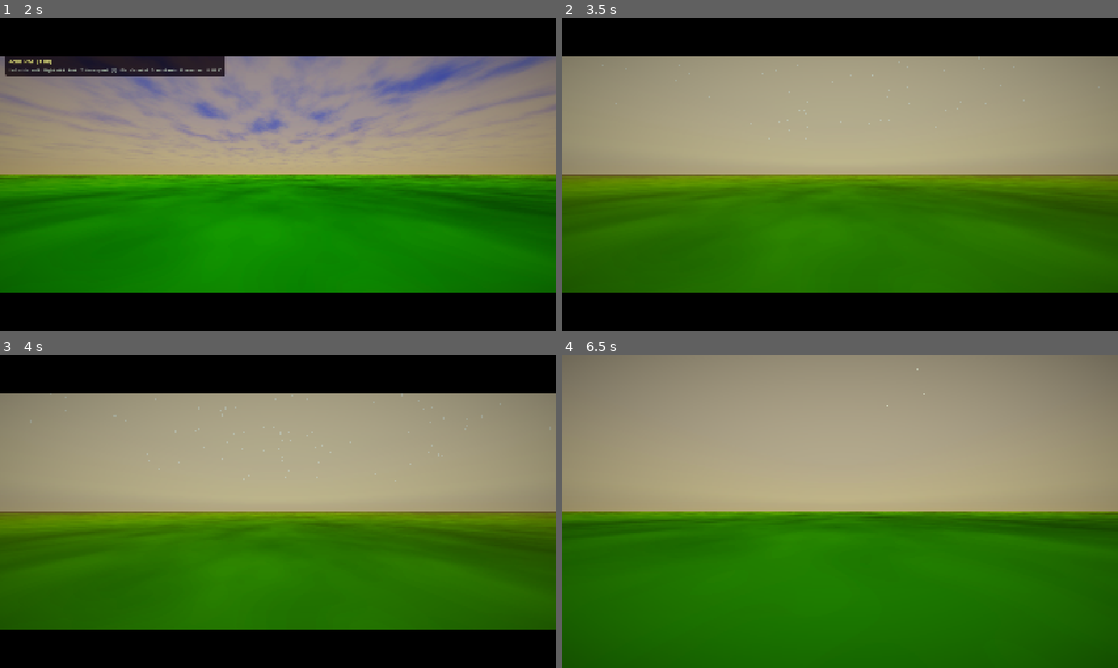
Above: before the commit, frames 1-4 (two rows, left to right).
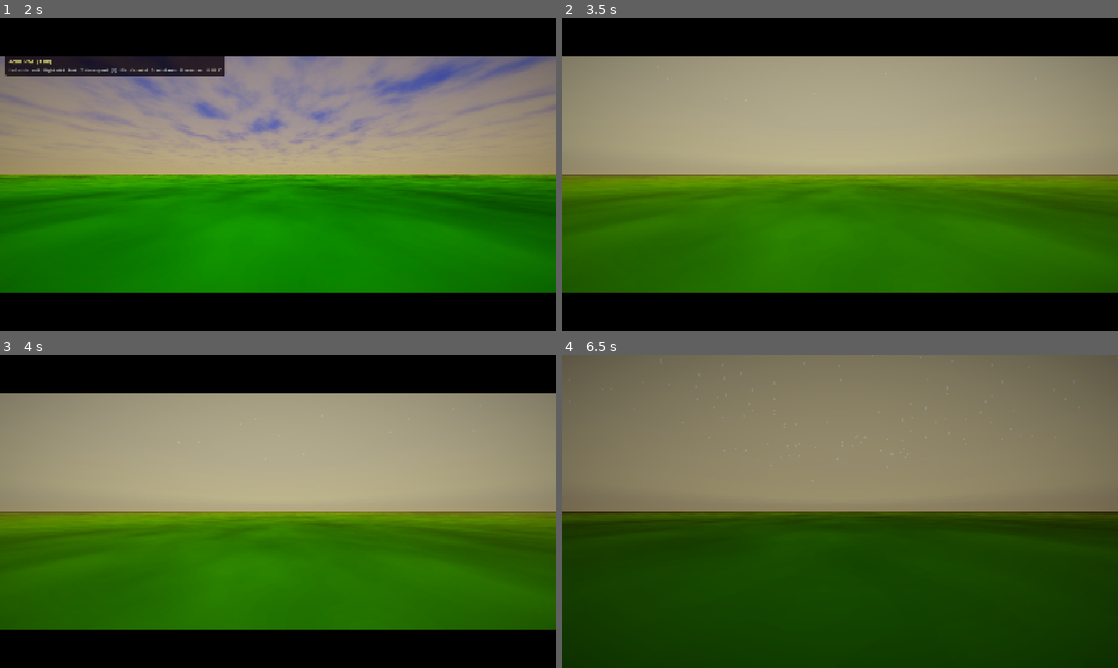
Above: after the commit, the same moments.

Repository: Central-Park-Walk/central-park-walk
Game: Godot game, scene res://main.tscn
Two runs of this game, one before a commit and one after it. Both use one fixed random seed, a clock stepped at 60 frames per second and the inputs below.
Inputs (mouse positions are in pixels of both pictures, inside the frame that each line leads up to):
- Up to frame 1 (2 s): tap Enter at 0.5 s; move the mouse to (400, 158) at 0.52 s; hold D 0.53-1.28 s; tap T at 0.6 s; click (400, 158) at 0.67 s; tap Space at 1.25 s; move the mouse to (166, 190) at 1.27 s; hold S from 1.28 s (still down); tap L at 1.35 s
- Up to frame 2 (3.5 s): tap Enter at 2 s; move the mouse to (895, 105) at 2.02 s; release S at 2.03 s; hold D 2.03-2.78 s; tap P at 2.1 s; tap Space at 2.75 s; move the mouse to (812, 237) at 2.77 s; hold W from 2.78 s (still down); tap H at 2.85 s; click (812, 237) at 2.92 s
- Up to frame 3 (4 s): move the mouse to (444, 558) at 3.52 s; release W at 3.53 s; hold A from 3.53 s (still down); tap 0 at 3.6 s
- Up to frame 4 (6.5 s): move the mouse to (673, 464) at 4.27 s; tap T at 4.35 s; move the mouse to (867, 511) at 5.02 s; release A at 5.03 s; hold S 5.03-5.78 s; tap L at 5.1 s; click (867, 511) at 5.17 s; move the mouse to (756, 433) at 5.77 s; hold D from 5.78 s (still down); tap P at 5.85 s

Frame 1 is identical in both runs. In frame 2, less than 0.1% of the frame differs, in the area x 7-97%, y 12-39%; in frame 3, 0.1%; in frame 4, 95%, in the area x 0-100%, y 0-100%.

Commit message:
Procedural weather audio, thunderstorm mode, gentler rain
- Procedural rain audio: pink noise synthesis via AudioStreamGenerator
- Procedural wind audio: filtered noise that shifts character with speed
  (high-freq whisper at low wind → deep rushing howl at high wind)
- Thunderstorm weather mode: 30K heavy rain, lightning flashes with
  brightness pulse, procedural thunder WAVs with distance-delayed playback
- Rain made gentler: 6K particles (was 20K), slower/thinner drops, -18dB
- Weather cycle: clear → rain → thunderstorm → snow → fog
- Overcast sky during thunderstorm (98% cloud coverage, dark atmosphere)
- Fireflies disabled during thunderstorms

Co-Authored-By: Claude Opus 4.6 <noreply@anthropic.com>

Diff:
--- a/main.gd
+++ b/main.gd
@@ -86,6 +86,21 @@
 
 # Snow accumulation
 var _snow_cover := 0.0          # 0-1, ramps up during snow weather
+
+# Weather audio
+var _rain_audio_player: AudioStreamPlayer
+var _wind_audio_player: AudioStreamPlayer
+var _thunder_audio_player: AudioStreamPlayer
+var _audio_rng := RandomNumberGenerator.new()
+var _rain_b0 := 0.0   # pink noise filter state
+var _rain_b1 := 0.0
+var _rain_b2 := 0.0
+var _wind_lp_state := 0.0
+var _lightning_flash := 0.0
+var _lightning_timer := 0.0
+var _thunder_queue: Array = []   # [{time: float, vol: float}]
+var _thunder_wavs: Array = []    # pre-generated AudioStreamWAV
+const AUDIO_RATE := 22050
 
 # --time name-to-hour mapping
 const TIME_PRESETS: Dictionary = {
@@ -149,6 +164,7 @@
 	# Register global wind uniform so all vegetation shaders can read it
 	RenderingServer.global_shader_parameter_add("wind_vec", RenderingServer.GLOBAL_VAR_TYPE_VEC2, Vector2.ZERO)
 	RenderingServer.global_shader_parameter_add("snow_cover", RenderingServer.GLOBAL_VAR_TYPE_FLOAT, 0.0)
+	_setup_weather_audio()
 	_apply_time_of_day()
 	_setup_weather()
 	_setup_fireflies()
@@ -358,7 +374,7 @@
 		spm.gravity = Vector3(_wind_vec.x * 3.0, -1.5, _wind_vec.y * 3.0)
 	# Fireflies — scripted wander agents
 	if not _firefly_nodes.is_empty() and _player:
-		var ff_active: bool = _time_of_day >= 17.0 and _time_of_day <= 22.0 and _weather_mode != "rain" and _weather_mode != "snow"
+		var ff_active: bool = _time_of_day >= 17.0 and _time_of_day <= 22.0 and _weather_mode != "rain" and _weather_mode != "thunderstorm" and _weather_mode != "snow"
 		_update_fireflies(delta, ff_active)
 
 	# Advance clock
@@ -368,9 +384,22 @@
 	elif _time_of_day < 0.0:
 		_time_of_day += 24.0
 	# Only update sky/env/lighting when time actually changes (saves ~50 ops/frame when paused)
-	if absf(_time_of_day - _last_applied_tod) > 0.0005:
+	if absf(_time_of_day - _last_applied_tod) > 0.0005 or _lightning_flash > 0.01:
 		_last_applied_tod = _time_of_day
 		_apply_time_of_day()
+
+	# Lightning flash decay — applied after tod sets clean brightness
+	if _lightning_flash > 0.01:
+		_lightning_flash *= exp(-delta * 6.0)
+		if _env:
+			_env.adjustment_brightness += _lightning_flash * 4.0
+		if _sun:
+			_sun.light_energy += _lightning_flash * 8.0
+	else:
+		_lightning_flash = 0.0
+
+	# Weather audio (rain, wind, thunder)
+	_update_weather_audio(delta)
 
 	# Letterbox bar sizing (adapts to viewport resize)
 	if _letterbox_on and _letterbox_top:
@@ -1042,6 +1071,15 @@
 		_env.adjustment_saturation *= 0.7
 		_sky_mat.set_shader_parameter("cloud_coverage", 0.95)
 		_sky_mat.set_shader_parameter("cloud_density", 0.85)
+	elif _weather_mode == "thunderstorm":
+		_env.fog_density *= 18.0
+		_env.fog_light_energy *= 0.5
+		if _env.volumetric_fog_enabled:
+			_env.volumetric_fog_density *= 12.0
+		_env.adjustment_saturation *= 0.55
+		_env.adjustment_brightness *= 0.85
+		_sky_mat.set_shader_parameter("cloud_coverage", 0.98)
+		_sky_mat.set_shader_parameter("cloud_density", 0.92)
 	elif _weather_mode == "snow":
 		_env.fog_density *= 2.0
 		_env.adjustment_saturation *= 0.75
@@ -2141,6 +2179,8 @@
 	var wx := 1.0
 	if _weather_mode == "rain":
 		wx = 1.8
+	elif _weather_mode == "thunderstorm":
+		wx = 2.8
 	elif _weather_mode == "snow":
 		wx = 0.5
 	elif _weather_mode == "fog":
@@ -2170,7 +2210,7 @@
 	RenderingServer.global_shader_parameter_set("wind_vec", _wind_vec)
 
 
-const WEATHER_MODES: Array = ["clear", "rain", "snow", "fog"]
+const WEATHER_MODES: Array = ["clear", "rain", "thunderstorm", "snow", "fog"]
 
 func _cycle_weather() -> void:
 	# Tear down current weather effects
@@ -2183,6 +2223,9 @@
 	if _rain_overlay:
 		_rain_overlay.queue_free()
 		_rain_overlay = null
+	_lightning_flash = 0.0
+	_lightning_timer = 0.0
+	_thunder_queue.clear()
 	# Advance to next mode
 	var idx := WEATHER_MODES.find(_weather_mode)
 	if idx < 0:
@@ -2195,6 +2238,8 @@
 func _setup_weather() -> void:
 	if _weather_mode == "rain":
 		_setup_rain()
+	elif _weather_mode == "thunderstorm":
+		_setup_thunderstorm()
 	elif _weather_mode == "snow":
 		_setup_snow()
 	elif _weather_mode == "fog":
@@ -2204,41 +2249,76 @@
 
 
 func _setup_rain() -> void:
-	# Rain particles — follow player from above
+	# Gentle rain — soft, slow, soothing
 	_rain_particles = GPUParticles3D.new()
-	_rain_particles.amount = 20000
-	_rain_particles.lifetime = 3.0
+	_rain_particles.amount = 6000
+	_rain_particles.lifetime = 4.0
 	_rain_particles.visibility_aabb = AABB(Vector3(-25, -15, -25), Vector3(50, 30, 50))
 
 	var pm := ParticleProcessMaterial.new()
 	pm.direction = Vector3(0, -1, 0)
-	pm.spread = 5.0
-	pm.initial_velocity_min = 2.5
-	pm.initial_velocity_max = 3.5
-	pm.gravity = Vector3(0, -1.5, 0)
+	pm.spread = 8.0
+	pm.initial_velocity_min = 1.5
+	pm.initial_velocity_max = 2.2
+	pm.gravity = Vector3(0, -1.0, 0)
 	pm.emission_shape = ParticleProcessMaterial.EMISSION_SHAPE_BOX
 	pm.emission_box_extents = Vector3(25.0, 0.5, 25.0)
 	_rain_particles.process_material = pm
 
-	# Rain drop mesh — thin elongated quad
 	var mesh := QuadMesh.new()
-	mesh.size = Vector2(0.008, 0.15)
+	mesh.size = Vector2(0.006, 0.10)
 	_rain_particles.draw_pass_1 = mesh
 
-	# Unshaded + emissive so drops are visible at all times of day
 	var mat := StandardMaterial3D.new()
-	mat.albedo_color = Color(0.7, 0.75, 0.85, 0.35)
+	mat.albedo_color = Color(0.7, 0.75, 0.85, 0.25)
 	mat.transparency = BaseMaterial3D.TRANSPARENCY_ALPHA
 	mat.billboard_mode = BaseMaterial3D.BILLBOARD_PARTICLES
 	mat.shading_mode = BaseMaterial3D.SHADING_MODE_UNSHADED
 	mat.no_depth_test = true
 	mat.emission_enabled = true
 	mat.emission = Color(0.4, 0.45, 0.55)
-	mat.emission_energy_multiplier = 0.3
+	mat.emission_energy_multiplier = 0.2
 	_rain_particles.material_override = mat
 
 	add_child(_rain_particles)
-	print("Rain: 8000 particles + screen overlay")
+	print("Rain: 6000 gentle particles")
+
+
+func _setup_thunderstorm() -> void:
+	# Heavy downpour — dense, fast, thick drops
+	_rain_particles = GPUParticles3D.new()
+	_rain_particles.amount = 30000
+	_rain_particles.lifetime = 2.5
+	_rain_particles.visibility_aabb = AABB(Vector3(-25, -15, -25), Vector3(50, 30, 50))
+
+	var pm := ParticleProcessMaterial.new()
+	pm.direction = Vector3(0, -1, 0)
+	pm.spread = 12.0
+	pm.initial_velocity_min = 5.0
+	pm.initial_velocity_max = 7.5
+	pm.gravity = Vector3(0, -3.0, 0)
+	pm.emission_shape = ParticleProcessMaterial.EMISSION_SHAPE_BOX
+	pm.emission_box_extents = Vector3(25.0, 0.5, 25.0)
+	_rain_particles.process_material = pm
+
+	var mesh := QuadMesh.new()
+	mesh.size = Vector2(0.012, 0.22)
+	_rain_particles.draw_pass_1 = mesh
+
+	var mat := StandardMaterial3D.new()
+	mat.albedo_color = Color(0.6, 0.65, 0.75, 0.4)
+	mat.transparency = BaseMaterial3D.TRANSPARENCY_ALPHA
+	mat.billboard_mode = BaseMaterial3D.BILLBOARD_PARTICLES
+	mat.shading_mode = BaseMaterial3D.SHADING_MODE_UNSHADED
+	mat.no_depth_test = true
+	mat.emission_enabled = true
+	mat.emission = Color(0.35, 0.40, 0.50)
+	mat.emission_energy_multiplier = 0.25
+	_rain_particles.material_override = mat
+
+	add_child(_rain_particles)
+	_lightning_timer = randf_range(3.0, 8.0)  # first strike soon
+	print("Thunderstorm: 30000 heavy rain + lightning")
 
 
 func _setup_snow() -> void:
@@ -2495,6 +2575,183 @@
 	print("Fog: heavy atmospheric fog")
 
 
+# ---------------------------------------------------------------------------
+# Weather audio — procedural rain, wind, and thunder
+# ---------------------------------------------------------------------------
+
+func _setup_weather_audio() -> void:
+	_audio_rng.seed = 42
+
+	# Rain — procedural pink noise, always running (volume controlled per-weather)
+	_rain_audio_player = AudioStreamPlayer.new()
+	var rain_gen := AudioStreamGenerator.new()
+	rain_gen.mix_rate = AUDIO_RATE
+	rain_gen.buffer_length = 0.5
+	_rain_audio_player.stream = rain_gen
+	_rain_audio_player.volume_db = -80.0
+	_rain_audio_player.name = "RainAudio"
+	add_child(_rain_audio_player)
+	_rain_audio_player.play()
+
+	# Wind — procedural filtered noise, always running
+	_wind_audio_player = AudioStreamPlayer.new()
+	var wind_gen := AudioStreamGenerator.new()
+	wind_gen.mix_rate = AUDIO_RATE
+	wind_gen.buffer_length = 0.5
+	_wind_audio_player.stream = wind_gen
+	_wind_audio_player.volume_db = -80.0
+	_wind_audio_player.name = "WindAudio"
+	add_child(_wind_audio_player)
+	_wind_audio_player.play()
+
+	# Thunder — one-shot player, pre-generated WAVs
+	_thunder_audio_player = AudioStreamPlayer.new()
+	_thunder_audio_player.volume_db = -4.0
+	_thunder_audio_player.name = "ThunderAudio"
+	add_child(_thunder_audio_player)
+	_generate_thunder_wavs()
+
+
+func _generate_thunder_wavs() -> void:
+	for i in 4:
+		_thunder_wavs.append(_make_thunder_wav(i * 7919 + 12345))
+
+
+func _make_thunder_wav(seed_val: int) -> AudioStreamWAV:
+	var rng := RandomNumberGenerator.new()
+	rng.seed = seed_val
+	var dur := 4.0
+	var samples := int(AUDIO_RATE * dur)
+	var data := PackedByteArray()
+	data.resize(samples * 2)
+	var lp := 0.0
+	var lp2 := 0.0
+	for i in samples:
+		var t := float(i) / float(AUDIO_RATE)
+		var white := rng.randf() * 2.0 - 1.0
+		# Envelope: sharp initial crack + long rumbling decay
+		var env := exp(-t * 1.2) * (1.0 + 0.3 * sin(t * 2.5 + rng.randf() * 0.01))
+		if t < 0.06:
+			env += (1.0 - t / 0.06) * 2.5  # sharp crack
+		# Two-stage lowpass for deep rumble
+		lp += 0.04 * (white * env - lp)
+		lp2 += 0.07 * (lp - lp2)
+		var s := clampf(lp2 * 2.8, -1.0, 1.0)
+		var s16 := int(s * 32767.0)
+		data[i * 2] = s16 & 0xFF
+		data[i * 2 + 1] = (s16 >> 8) & 0xFF
+	var wav := AudioStreamWAV.new()
+	wav.data = data
+	wav.format = AudioStreamWAV.FORMAT_16_BITS
+	wav.mix_rate = AUDIO_RATE
+	wav.stereo = false
+	wav.loop_mode = AudioStreamWAV.LOOP_DISABLED
+	return wav
+
+
+func _update_weather_audio(delta: float) -> void:
+	# --- Target volumes ---
+	var rain_target_db := -80.0
+	var wind_target_db := -80.0
+	var wind_str := _wind_vec.length()
+
+	if _weather_mode == "rain":
+		rain_target_db = -18.0  # soft, soothing
+	elif _weather_mode == "thunderstorm":
+		rain_target_db = -8.0   # heavy downpour
+
+	# Wind always audible when blowing, louder in storms
+	if wind_str > 0.02:
+		wind_target_db = lerpf(-40.0, -10.0, clampf(wind_str * 2.5, 0.0, 1.0))
+
+	# Smooth volume transitions
+	if _rain_audio_player:
+		_rain_audio_player.volume_db = lerpf(_rain_audio_player.volume_db, rain_target_db, clampf(delta * 2.0, 0.0, 1.0))
+	if _wind_audio_player:
+		_wind_audio_player.volume_db = lerpf(_wind_audio_player.volume_db, wind_target_db, clampf(delta * 3.0, 0.0, 1.0))
+
+	# Push audio frames
+	_push_rain_frames()
+	_push_wind_frames()
+
+	# --- Lightning / thunder ---
+	if _weather_mode == "thunderstorm":
+		_lightning_timer -= delta
+		if _lightning_timer <= 0.0:
+			_lightning_flash = 1.0
+			var delay := randf_range(0.8, 4.0)
+			var vol := randf_range(0.5, 1.0)
+			_thunder_queue.append({"time": delay, "vol": vol})
+			_lightning_timer = randf_range(8.0, 25.0)
+
+	# Process thunder queue
+	var i := 0
+	while i < _thunder_queue.size():
+		_thunder_queue[i]["time"] -= delta
+		if float(_thunder_queue[i]["time"]) <= 0.0:
+			if not _thunder_wavs.is_empty():
+				_thunder_audio_player.stream = _thunder_wavs[randi() % _thunder_wavs.size()]
+				_thunder_audio_player.volume_db = linear_to_db(float(_thunder_queue[i]["vol"]))
+				_thunder_audio_player.play()
+			_thunder_queue.remove_at(i)
+		else:
+			i += 1
+
+
+func _push_rain_frames() -> void:
+	if not _rain_audio_player or not _rain_audio_player.playing:
+		return
+	if _rain_audio_player.volume_db < -60.0:
+		return
+	var playback = _rain_audio_player.get_stream_playback()
+	if playback == null:
+		return
+	var frames: int = playback.get_frames_available()
+	if frames <= 0:
+		return
+
+	# Pink noise — warm, soothing patter
+	for fi in frames:
+		var white := _audio_rng.randf() * 2.0 - 1.0
+		_rain_b0 = 0.99765 * _rain_b0 + white * 0.0990460
+		_rain_b1 = 0.96300 * _rain_b1 + white * 0.2965164
+		_rain_b2 = 0.57000 * _rain_b2 + white * 1.0526913
+		var pink := (_rain_b0 + _rain_b1 + _rain_b2 + white * 0.1848) * 0.11
+		pink *= 0.7
+		playback.push_frame(Vector2(pink, pink))
+
+
+func _push_wind_frames() -> void:
+	if not _wind_audio_player or not _wind_audio_player.playing:
+		return
+	if _wind_audio_player.volume_db < -60.0:
+		return
+	var playback = _wind_audio_player.get_stream_playback()
+	if playback == null:
+		return
+	var frames: int = playback.get_frames_available()
+	if frames <= 0:
+		return
+
+	var wind_str := _wind_vec.length()
+	# Character: low wind = airy whisper, high wind = deep rushing howl
+	var howl := clampf((wind_str - 0.05) * 3.0, 0.0, 1.0)
+	var cutoff := lerpf(3000.0, 400.0, howl)
+	var alpha := 1.0 - exp(-TAU * cutoff / float(AUDIO_RATE))
+	# Slow gusting modulation
+	var gust := sin(_wind_time * 0.4) * 0.15 + 0.85
+
+	for fi in frames:
+		var white := _audio_rng.randf() * 2.0 - 1.0
+		# Lowpass — shifts from bright whisper to deep howl
+		_wind_lp_state += alpha * (white - _wind_lp_state)
+		# Blend: whisper (raw high-freq) + howl (filtered low-freq)
+		var whisper := white * 0.25 * (1.0 - howl * 0.7)
+		var deep := _wind_lp_state * 0.55 * howl
+		var sample := (whisper + deep) * gust
+		playback.push_frame(Vector2(sample, sample))
+
+
 func _setup_lens_distortion() -> void:
 	# Barrel distortion + chromatic aberration
 	_lens_canvas = CanvasLayer.new()
